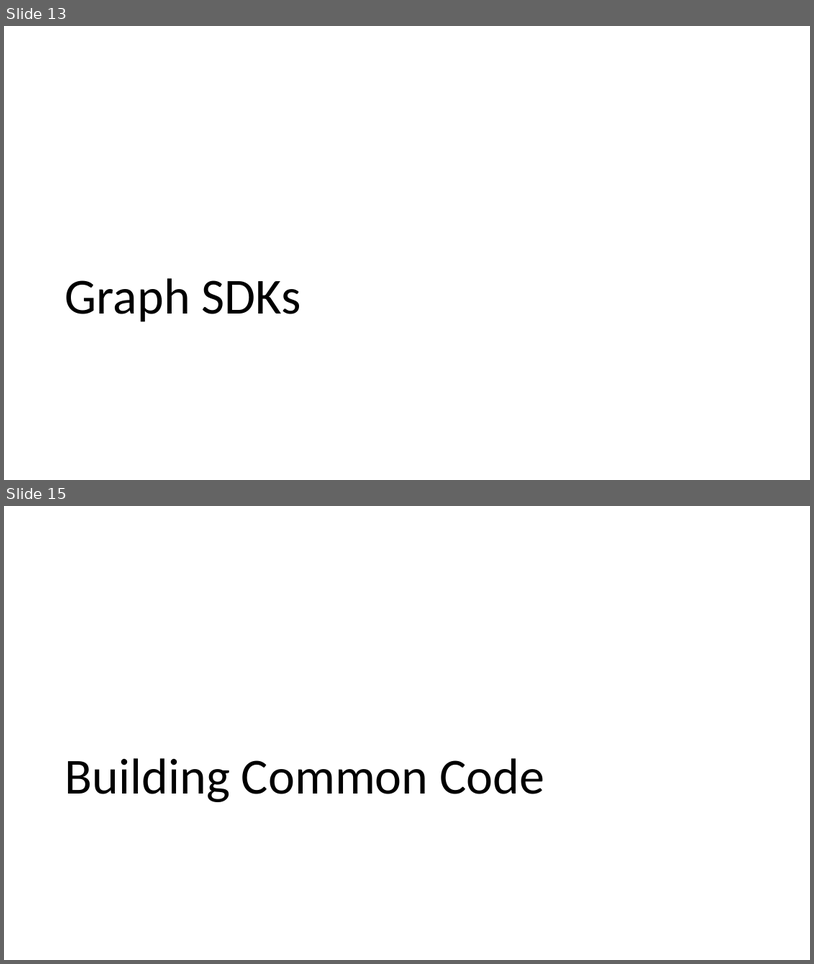
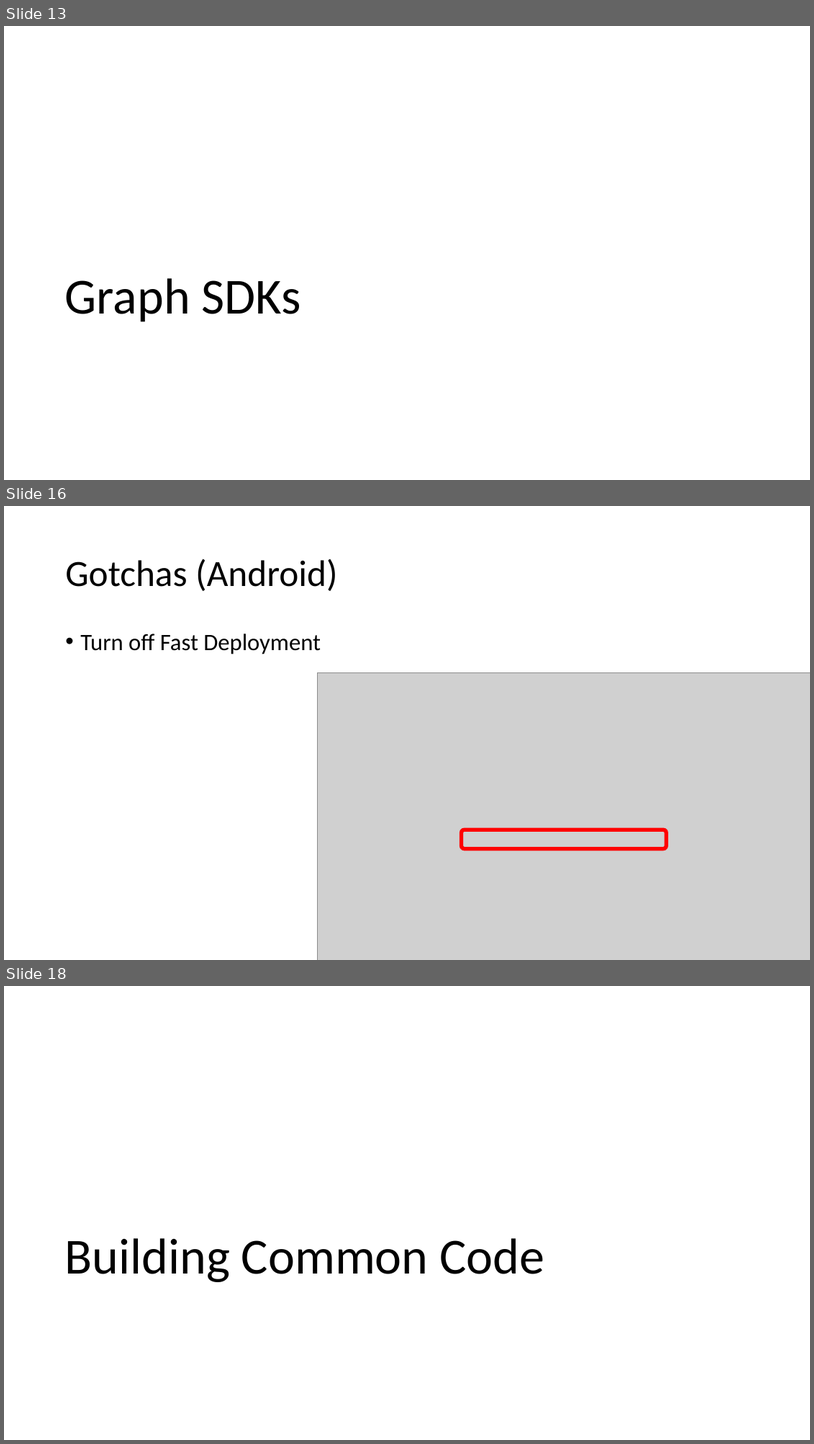
Before and after one commit to coatsy/xplat-graph, a slide deck: Presentation/xplat-graph.pptx. Shown one above the other, each under a label of ours: slides 13 and 15 before the commit, slides 13, 16 and 18 after it; the slides between them are not shown. The pictures are 814x964 and 814x1444 pixels, drawn with LibreOffice and Linux fonts; fonts in the diff are those of the drawing; grey boxes stand for pictures. Boxes give left, top, right and bottom in pixels: in the first picture for what was removed or moved away, otherwise in the second. Text is boxed around its words. In the diff, an @@ line names an element or a change of style, - is before the commit and + after.

Commit message:
Gotchas in presentation, capabilities in Android, UWP and iOS

```diff
--- a/Presentation/xplat-graph.pptx
+++ b/Presentation/xplat-graph.pptx
@@ slide 16 added at (4,506,810,960), background #FFFFFF @@
@@ title added at (65,559,338,591), 44 pt, text #000000 @@
+Gotchas (Android)
@@ text added at (80,633,321,654), 28 pt, text #000000 @@
+• Turn off Fast Deployment
@@ picture added at (317,673,810,960) @@
@@ rounded rectangle added at (462,830,667,849), outline #FF0000 4.5 pt @@
@@ what was slide 15 is now slide 18 @@
```
Also in this commit, not shown: 1 slide changed, 2 other slides added, 3 other files.
